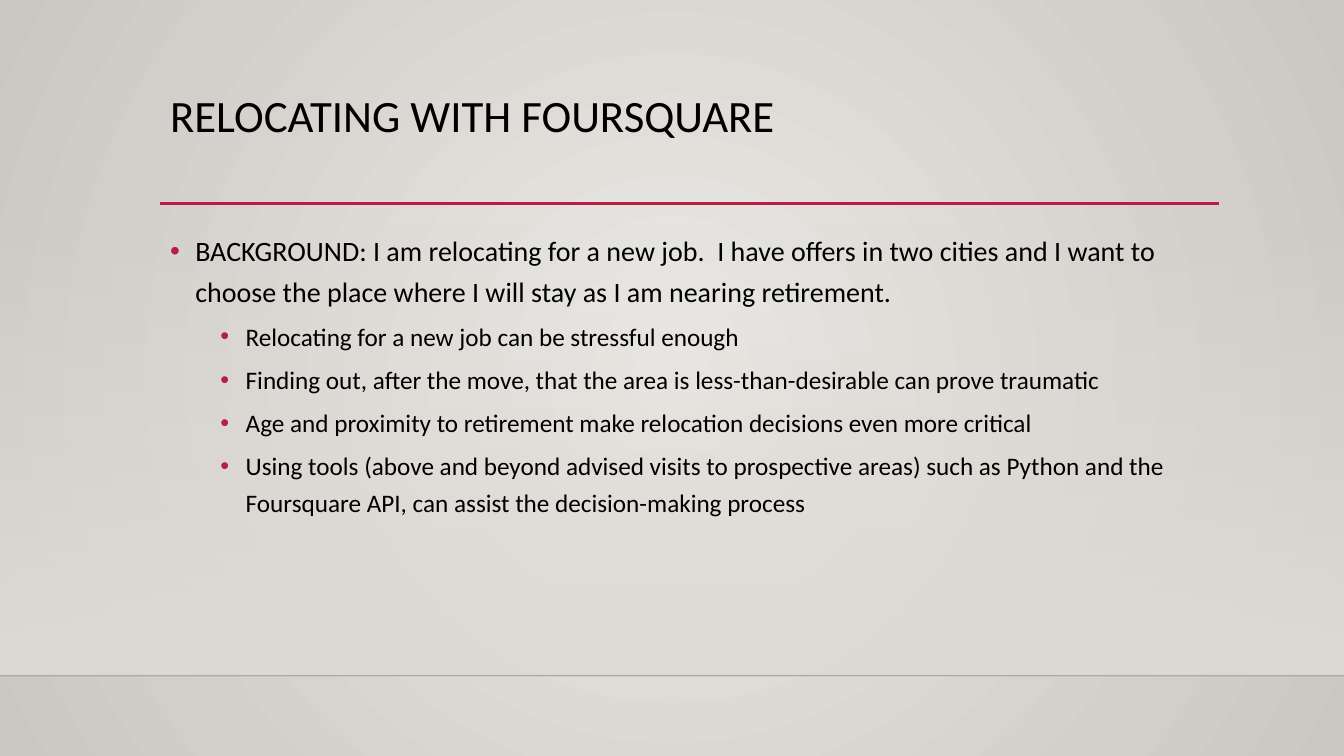
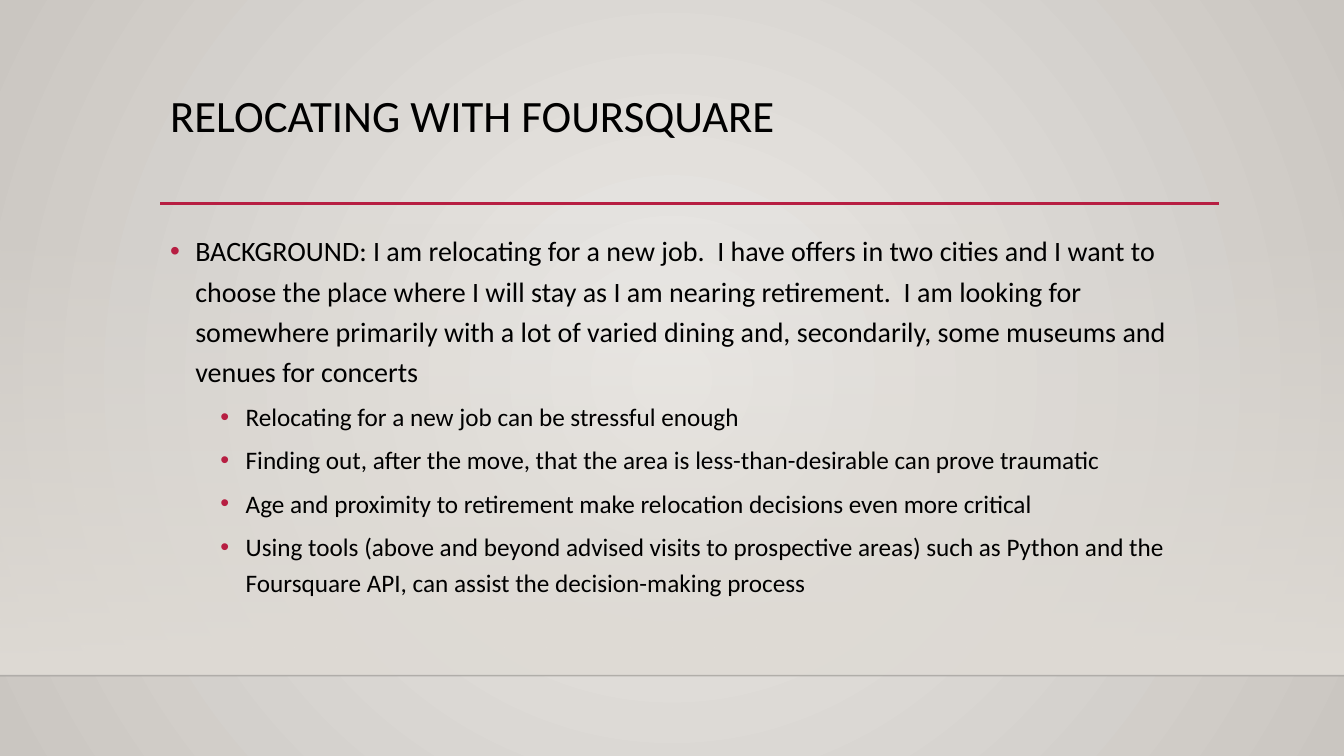
Before and after one commit to NetGary0430/Coursera_Capstone, a slide deck: slide 2 of Relocating with foursquare.pptx. Drawn at 1344x756 pixels with LibreOffice and Linux fonts; fonts in the diff are those of the drawing; background and template pictures are left out. Boxes give left, top, right and bottom in pixels: in the first picture for what was removed or moved away, otherwise in the second. Text is boxed around its words. In the diff, an @@ line names an element or a change of style, - is before the commit and + after.

```diff
--- a/Relocating with foursquare.pptx
+++ b/Relocating with foursquare.pptx
@@ text at <box>195,241,1166,382</box>: text changed @@
-• BACKGROUND: I am relocating for a new job. I have offers in two cities and I want to choose the place where I will stay as I am nearing retirement.
+• BACKGROUND: I am relocating for a new job. I have offers in two cities and I want to choose the place where I will stay as I am nearing retirement. I am looking for somewhere primarily with a lot of varied dining and, secondarily, some museums and venues for concerts
```
Also in this commit, not shown: 1 other file.
